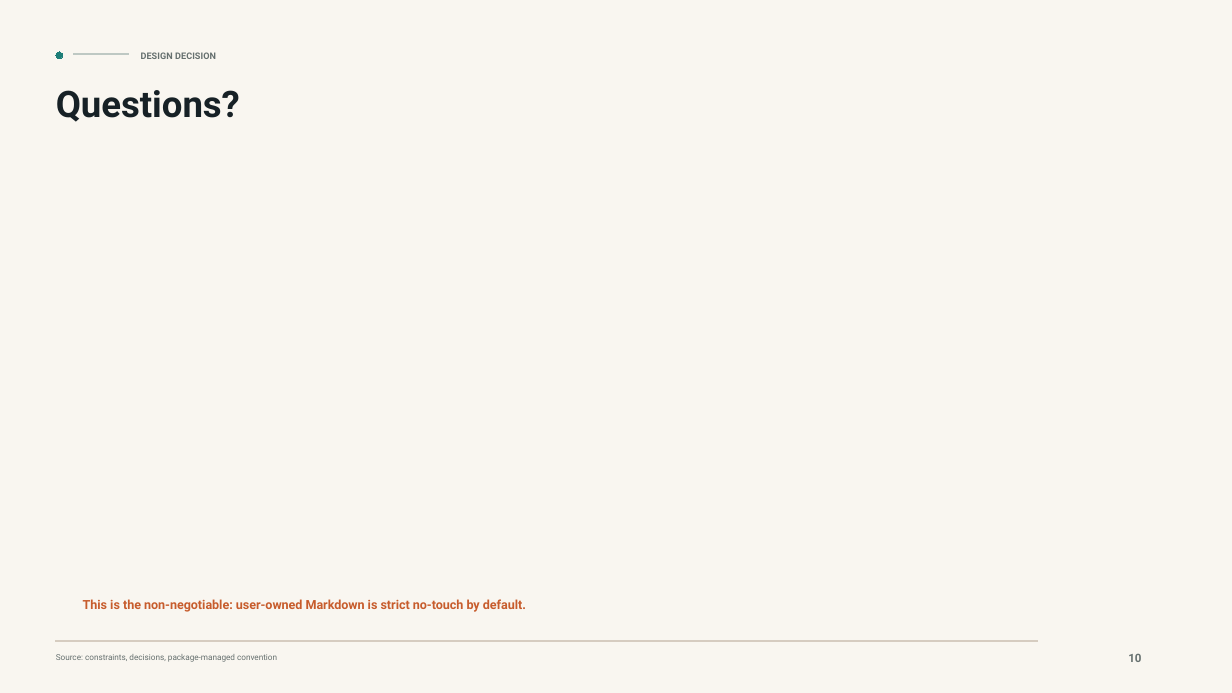
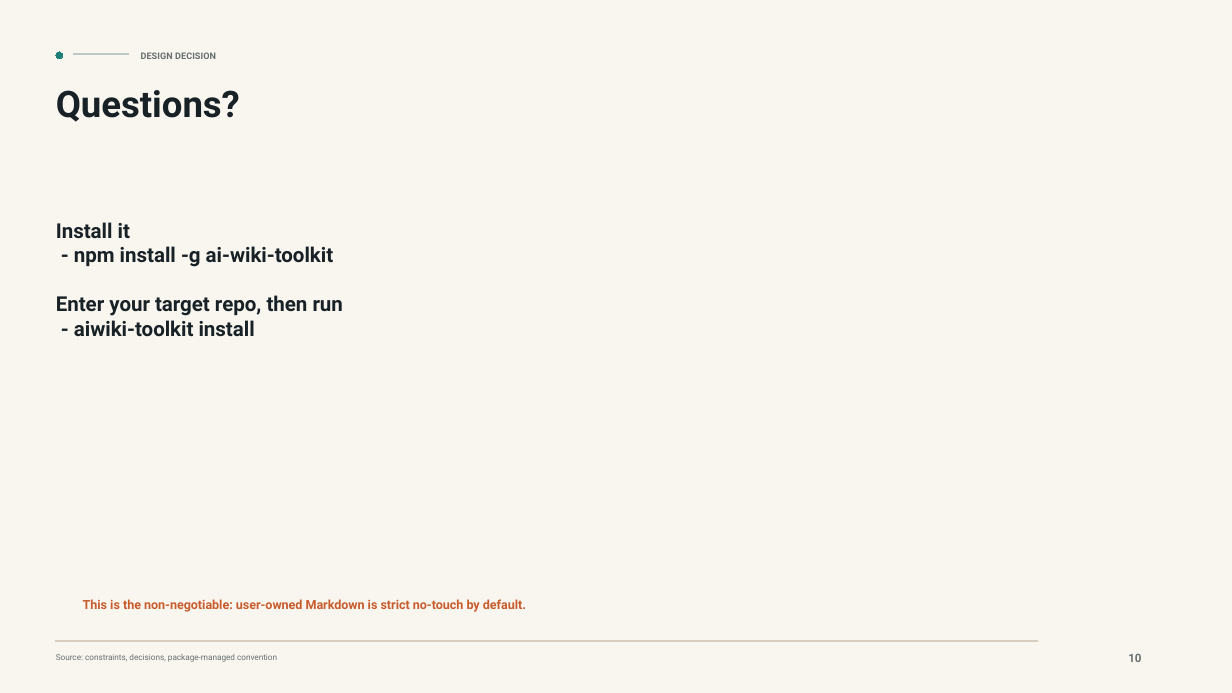
Before and after one commit to BochengYin/ai-wiki-toolkit, a slide deck: slide 11 of outputs/manual-20260510-2148-aiwiki-ppt/presentations/ai-wiki-toolkit-showcase/output/ai-wiki-toolkit-project-showcase v2.pptx. Drawn at 1232x693 pixels with LibreOffice and Linux fonts; fonts in the diff are those of the drawing. Boxes give left, top, right and bottom in pixels: in the first picture for what was removed or moved away, otherwise in the second. Text is boxed around its words. In the diff, an @@ line names an element or a change of style, - is before the commit and + after.

```diff
--- a/outputs/manual-20260510-2148-aiwiki-ppt/presentations/ai-wiki-toolkit-showcase/output/ai-wiki-toolkit-project-showcase v2.pptx
+++ b/outputs/manual-20260510-2148-aiwiki-ppt/presentations/ai-wiki-toolkit-showcase/output/ai-wiki-toolkit-project-showcase v2.pptx
@@ text added at [56, 222, 343, 337], 16 pt, text #172126, bold @@
+Install it
+- npm install -g ai-wiki-toolkit
+Enter your target repo, then run
+- aiwiki-toolkit install
```
Also in this commit, not shown: 2 other slides changed, 16 other files.
